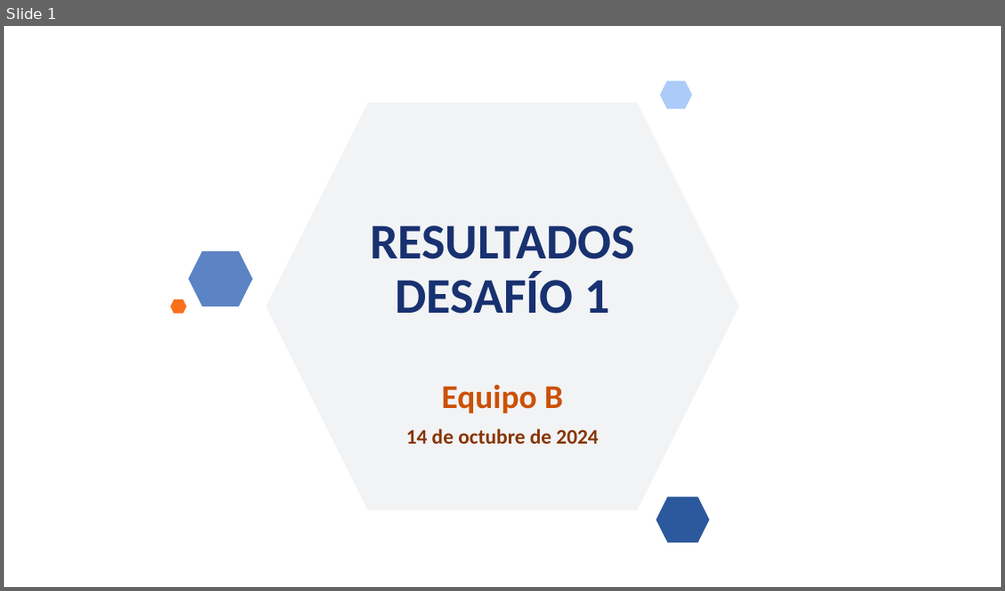
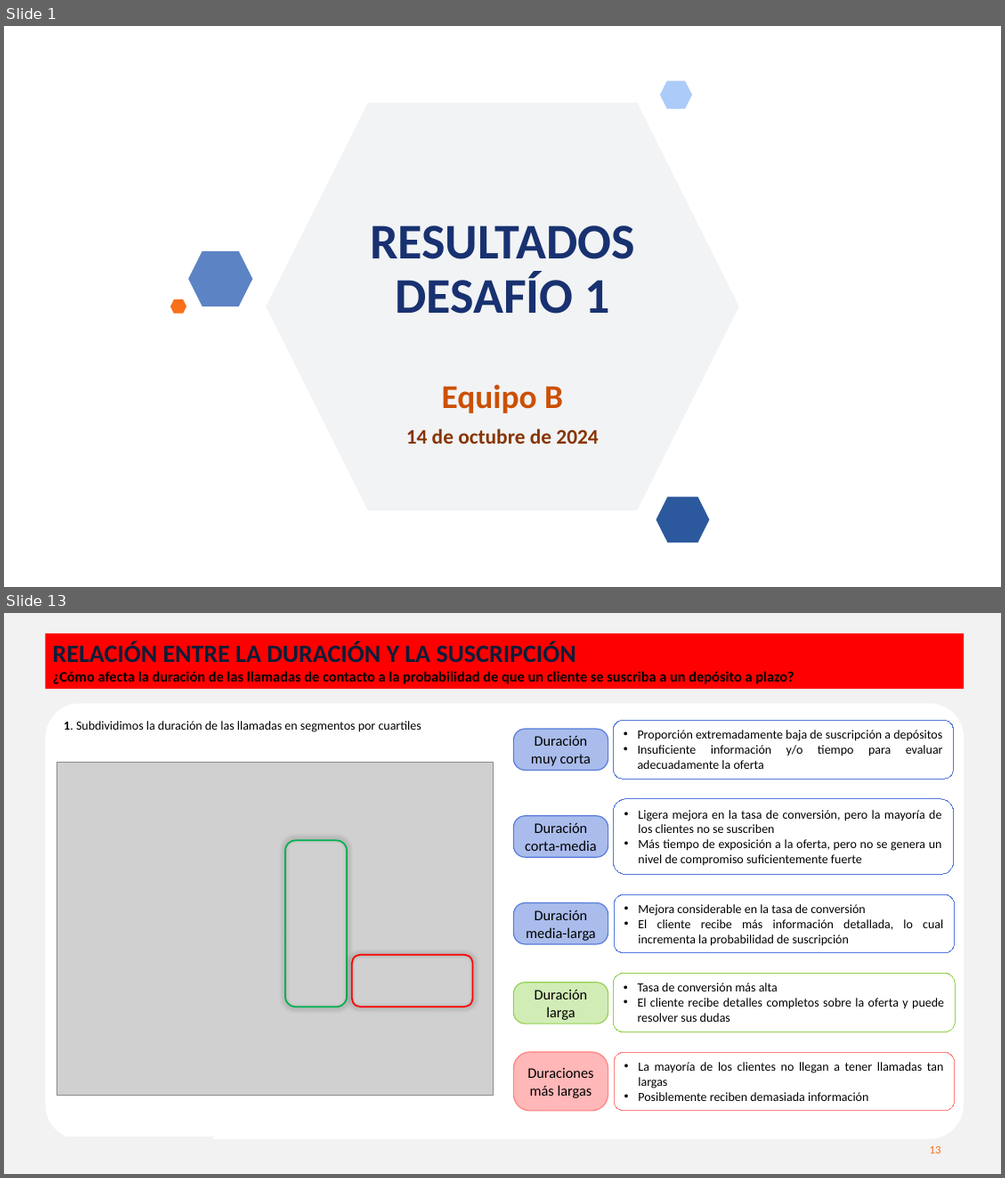
Before and after one commit to MarinaTorba/PersonalDataProrjects, a slide deck: Equip_B/results/D1_presentacion.pptx. Shown one above the other, each under a label of ours: slide 1 before the commit, slides 1 and 13 after it; the slides between them are not shown. The pictures are 1005x591 and 1005x1178 pixels, drawn with LibreOffice and Linux fonts; fonts in the diff are those of the drawing; grey boxes stand for pictures; background and template pictures are left out. Boxes give left, top, right and bottom in pixels: in the first picture for what was removed or moved away, otherwise in the second. Text is boxed around its words. In the diff, an @@ line names an element or a change of style, - is before the commit and + after.

```diff
--- a/Equip_B/results/D1_presentacion.pptx
+++ b/Equip_B/results/D1_presentacion.pptx
@@ slide 13 added at box(4, 613, 1001, 1174), background #F2F2F2 @@
@@ rectangle added at box(45, 633, 963, 689), fill #FF0000, 14 pt, text #000000, bold @@
+RELACIÓN ENTRE LA DURACIÓN Y LA SUSCRIPCIÓN
+¿Cómo afecta la duración de las llamadas de contacto a la probabilidad de que un cliente se suscriba a un depósito a plazo?
@@ rounded rectangle added at box(45, 704, 963, 1139), fill #FFFFFF @@
@@ text added at box(64, 721, 421, 732), 12 pt, text #000000 @@
+1. Subdividimos la duración de las llamadas en segmentos por cuartiles
@@ rounded rectangle added at box(513, 729, 607, 770), fill #AABCEC, outline #557ADA 1 pt, 14 pt, text #000000 @@
+Duración muy corta
@@ rounded rectangle added at box(614, 720, 954, 779), outline #557ADA 0.75 pt dashed, 12 pt, text #000000 @@
+• Proporción extremadamente baja de suscripción a depósitos
+• Insuficiente información y/o tiempo para evaluar adecuadamente la oferta
@@ picture added at box(57, 762, 493, 1095) @@
@@ rounded rectangle added at box(614, 799, 954, 875), outline #557ADA 0.75 pt dashed, 12 pt, text #000000 @@
+• Ligera mejora en la tasa de conversión, pero la mayoría de los clientes no se suscriben
+• Más tiempo de exposición a la oferta, pero no se genera un nivel de compromiso suficientemente fuerte
@@ rounded rectangle added at box(513, 816, 607, 857), fill #AABCEC, outline #557ADA 1 pt, 14 pt, text #000000 @@
+Duración corta-media
@@ rounded rectangle added at box(285, 840, 347, 1006), outline #00B050 1.5 pt @@
@@ rounded rectangle added at box(513, 903, 607, 944), fill #AABCEC, outline #557ADA 1 pt, 14 pt, text #000000 @@
+Duración media-larga
@@ rounded rectangle added at box(615, 894, 955, 952), outline #557ADA 0.75 pt dashed, 12 pt, text #000000 @@
+• Mejora considerable en la tasa de conversión
+• El cliente recibe más información detallada, lo cual incrementa la probabilidad de suscripción
@@ rounded rectangle added at box(352, 955, 473, 1007), outline #FF0000 1.5 pt @@
@@ rounded rectangle added at box(513, 982, 607, 1023), fill #D2ECB6, outline #92D050 1 pt, 14 pt, text #000000 @@
+Duración larga
@@ rounded rectangle added at box(614, 973, 955, 1032), outline #92D050 0.75 pt dashed, 12 pt, text #000000 @@
+• Tasa de conversión más alta
+• El cliente recibe detalles completos sobre la oferta y puede resolver sus dudas
@@ rounded rectangle added at box(513, 1052, 607, 1111), fill #FFB7B7, outline #FF8181 1 pt, 14 pt, text #000000 @@
+Duraciones más largas
@@ rounded rectangle added at box(615, 1052, 955, 1111), outline #FF8181 0.75 pt dashed, 12 pt, text #000000 @@
+• La mayoría de los clientes no llegan a tener llamadas tan largas
+• Posiblemente reciben demasiada información
@@ rectangle added at box(4, 1136, 213, 1174), fill #F2F2F2 @@
@@ page number added at box(930, 1145, 941, 1153), 11 pt, text #FA6F1A @@
+13
```
Also in this commit, not shown: 8 slides changed, 14 other slides added.
